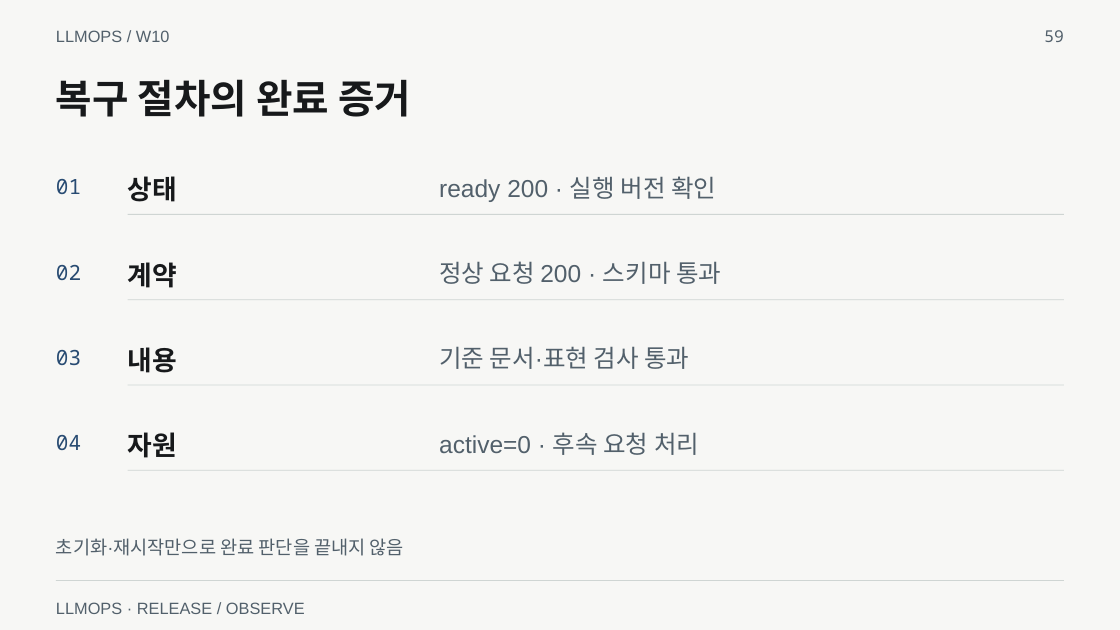
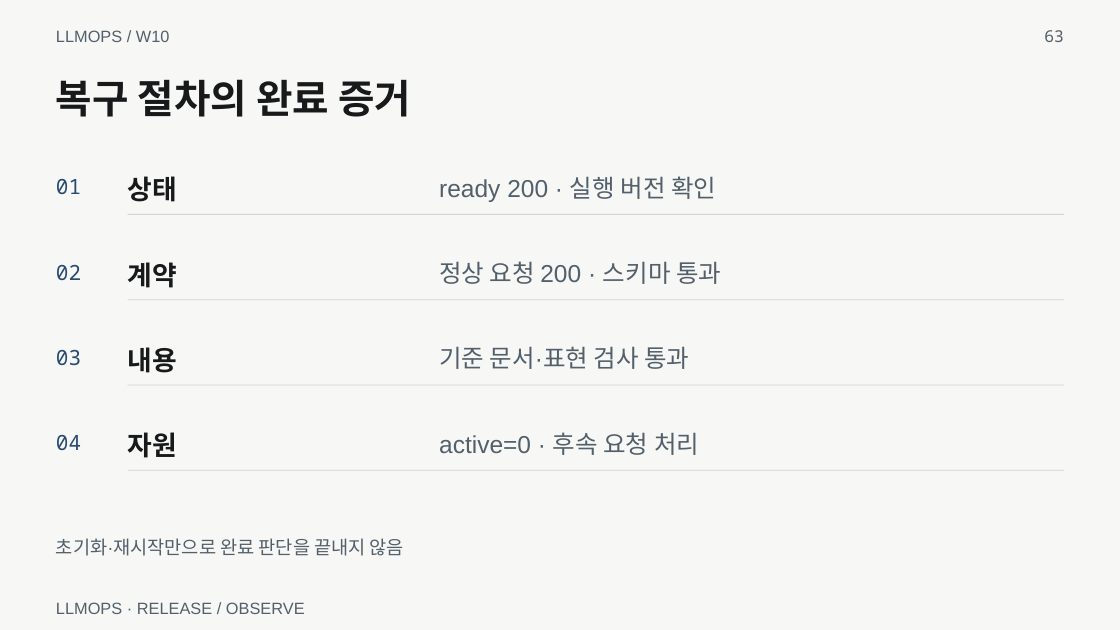
Before and after one commit to smilesjcha/llmops-16week, a slide deck: slide 63 of week10/lecture/10_week10_observable_deployment.pptx (slide 59 before the commit). Drawn at 1120x630 pixels with LibreOffice and Linux fonts; fonts in the diff are those of the drawing. Boxes give left, top, right and bottom in pixels: in the first picture for what was removed or moved away, otherwise in the second. Text is boxed around its words. In the diff, an @@ line names an element or a change of style, - is before the commit and + after.

```diff
--- a/week10/lecture/10_week10_observable_deployment.pptx
+++ b/week10/lecture/10_week10_observable_deployment.pptx
@@ text at (x1=1044, y1=30, x2=1064, y2=42): text changed @@
-59
+63
@@ rectangle removed at (x1=56, y1=581, x2=1065, y2=581) @@
```
Also in this commit, not shown: 70 other slides changed, 5 slides added, 1 slide removed, 20 other files.
